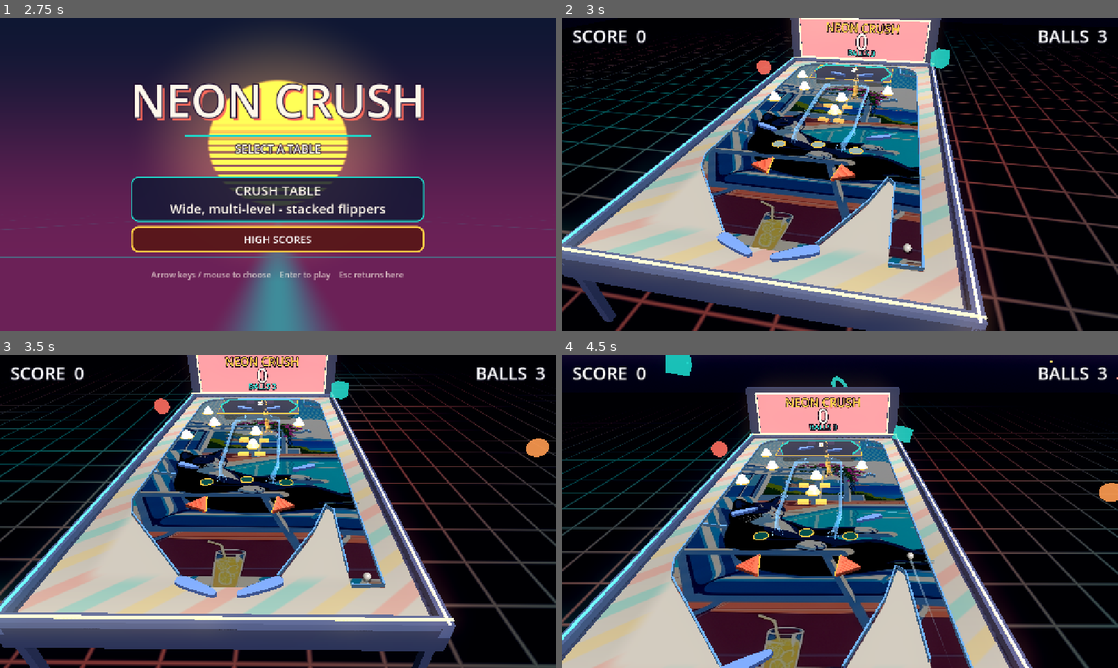
Above: before the commit, frames 1-4 (two rows, left to right).
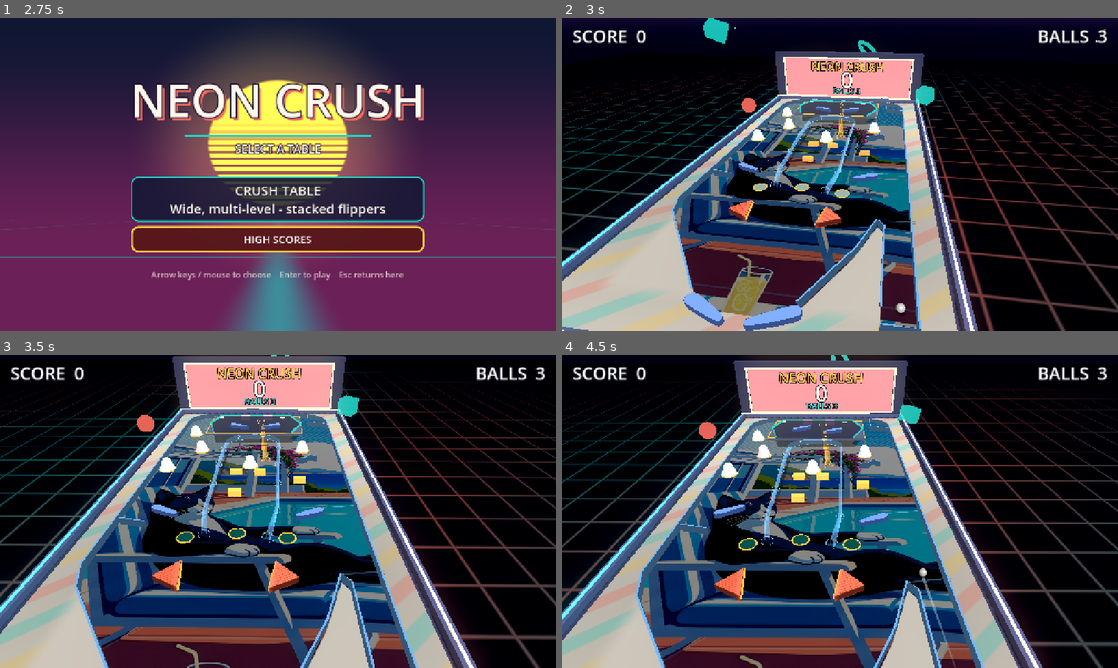
Above: after the commit, the same moments.

Repository: eddieedease/gdpb
Game: Godot game, scene res://scenes/table_select.tscn
Two runs of this game, one before a commit and one after it. Both use one fixed random seed, a clock stepped at 60 frames per second and the inputs below. Sound files missing from this copy of the repository are replaced by a short silence.
Inputs:
- Up to frame 1 (2.75 s): hold E (nudge_right) 0.53-1.28 s; tap Backspace at 0.6, 1.35, 2.1 s; hold Down (ui_down) 1.28-2.03 s; hold E (nudge_right) from 2.03 s (still down); hold Space (launch) from 2.03 s (still down)
- Up to frame 2 (3 s): release E (nudge_right) at 2.78 s; release Space (launch) at 2.78 s; hold Up (ui_up) from 2.78 s (still down); tap Space (launch) at 2.85 s
- Up to frame 3 (3.5 s): keep holding Up (ui_up)
- Up to frame 4 (4.5 s): release Up (ui_up) at 3.53 s; hold Space (launch) 3.53-4.28 s; hold A (flipper_left) from 3.53 s (still down); tap Backspace at 4.35 s

Frame 1 is identical in both runs. In frame 2, 63% of the frame differs, in the area x 0-100%, y 0-100%; in frame 3, 57%; in frame 4, 54%.

Commit message:
Give every piece more height, and stop the camera trailing off the cabinet
Walls, flippers, targets, bumpers and slingshots all stand taller, and ramps
and rails arc higher at their peak. That peak is a new channel_height export
rather than top_height, which also positions the pieces sitting on the top
tier - raising the channels through it would have launched the bumpers into
the air with them. The deck moves up to stay clear, so a channel passing under
it cannot poke through its floor plate.

The follow camera no longer trails all the way to the table's bottom edge. The
shooter lane sits right there, and following it put the camera well beyond the
cabinet, which shrank into the distance while waiting to launch.

Co-Authored-By: Claude Sonnet 5 <noreply@anthropic.com>

Diff:
--- a/scenes/advanced_table.tscn
+++ b/scenes/advanced_table.tscn
@@ -104,7 +104,8 @@
 
 [node name="Bumper0" parent="." unique_id=941541461 instance=ExtResource("7_t1bve")]
 modulate = Color(0.7, 0.85, 1, 1)
-position = Vector2(640, 430)
+position = Vector2(833.00006, 328.00003)
+rotation = 0.016346946
 
 [node name="Bumper1" parent="." unique_id=1606619932 instance=ExtResource("7_t1bve")]
 modulate = Color(1, 0.7, 0.8, 1)
@@ -112,20 +113,16 @@
 
 [node name="Bumper2" parent="." unique_id=1613699457 instance=ExtResource("7_t1bve")]
 modulate = Color(1, 0.85, 0.6, 1)
-position = Vector2(639, 365)
+position = Vector2(373, 321)
 
 [node name="Bumper3" parent="." unique_id=313051755 instance=ExtResource("7_t1bve")]
 modulate = Color(0.8, 1, 0.85, 1)
-position = Vector2(643.0001, 1002.0001)
+position = Vector2(643.0001, 1040)
 rotation = 0.5296634
 
 [node name="Bumper4" parent="." unique_id=260161831 instance=ExtResource("7_t1bve")]
 modulate = Color(0.7, 0.85, 1, 1)
 position = Vector2(173, 1080)
-
-[node name="Bumper6" parent="." unique_id=192596124 instance=ExtResource("7_t1bve")]
-modulate = Color(1, 0.85, 0.6, 1)
-position = Vector2(640, 1241)
 
 [node name="Bumper7" parent="." unique_id=1159808320 instance=ExtResource("7_t1bve")]
 modulate = Color(0.8, 1, 0.85, 1)
@@ -153,11 +150,12 @@
 shape = SubResource("RectangleShape2D_a0uye")
 
 [node name="Visual" type="Polygon2D" parent="DropTarget1" unique_id=1160255204]
+position = Vector2(-230, -148)
 color = Color(1, 0.55, 0.25, 1)
 polygon = PackedVector2Array(-32, -17, 32, -17, 32, 17, -32, 17)
 
 [node name="DropTarget2" type="StaticBody2D" parent="." unique_id=1610612860 groups=["drop_targets"]]
-position = Vector2(692, 1361)
+position = Vector2(920, 1224)
 script = ExtResource("11_doqff")
 
 [node name="CollisionShape2D" type="CollisionShape2D" parent="DropTarget2" unique_id=1607439215]
@@ -225,7 +223,6 @@
 layer = 5
 
 [node name="Vignette" type="ColorRect" parent="Ambiance" unique_id=77046938]
-visible = false
 modulate = Color(1, 1, 1, 0.34117648)
 self_modulate = Color(1, 1, 1, 0.11372549)
 material = SubResource("shader_vignette")
--- a/scripts/crush_view.gd
+++ b/scripts/crush_view.gd
@@ -67,11 +67,17 @@
 # the ball meets a bumper's skirt at floor level while the body towers above.
 
 ## Height of the mid / top tiers above the playfield, in metres.
-@export var mid_height := 0.11
-@export var top_height := 0.21
+@export var mid_height := 0.14
+@export var top_height := 0.26
+## How high ramps and rails arc at their peak. Kept SEPARATE from top_height:
+## that one also positions the pieces standing on the top tier, so raising the
+## channels through it would launch the bumpers into the air with them.
+@export var channel_height := 0.46
 ## Upper deck: a genuinely raised sub-playfield (its own flipper bank etc,
-## node names starting with "Deck") rendered well above the top tier.
-@export var deck_height := 0.5
+## node names starting with "Deck") rendered well above the top tier. Must stay
+## clear of channel_height, or a channel arcing under the deck would poke up
+## through its floor plate.
+@export var deck_height := 0.68
 @export_group("Colours")
 ## Everything the 3D scene is built from reads these, so the whole cabinet and
 ## backdrop can be re-themed from the inspector without touching code.
@@ -102,12 +108,12 @@
 @export_range(0.05, 0.9) var tube_opacity := 0.38
 
 ## Height of extruded 3D walls and flippers.
-@export var wall_height := 0.16
-@export var flipper_height := 0.14
+@export var wall_height := 0.34
+@export var flipper_height := 0.22
 ## Solid geometry built from collision shapes for the scoring pieces.
-@export var target_height := 0.19
-@export var bumper_height := 0.26
-@export var slingshot_height := 0.15
+@export var target_height := 0.30
+@export var bumper_height := 0.42
+@export var slingshot_height := 0.26
 ## Drop shadows: each tier is drawn a second time on the table surface,
 ## darkened and offset. The offset direction follows the CAMERA each frame
 ## (shadows fall toward the viewer), so the perspective reads correctly as
@@ -130,6 +136,9 @@
 @export var look_ahead := 4.2
 ## How much the camera follows the ball sideways (0 = stays centred).
 @export var side_follow := 0.35
+## How far toward the player the camera is allowed to trail, in metres from the
+## table centre. Lower = it hangs back less when the ball is at the bottom.
+@export var camera_near_limit := 6.5
 @export var follow_speed := 6.0
 @export var camera_fov := 52.0
 
@@ -299,7 +308,7 @@
 ## elevation instead of popping up an extra step.
 func _channel_peak(ramp: Node2D) -> float:
 	if ramp.get("curve") == null:
-		return top_height
+		return channel_height
 	# A dedicated deck-feed channel always reaches the deck's own height,
 	# however long or short it is - it's not "how much pop should this piece
 	# have" (that's what the length scaling below is for), it's "arrive at
@@ -312,7 +321,7 @@
 	# being measured as if unscaled. Multiply by scale to get the true
 	# world-space length.
 	var length: float = ramp.curve.get_baked_length() * ramp.scale.x
-	return top_height * clampf(length / 800.0, 0.35, 1.0)
+	return channel_height * clampf(length / 800.0, 0.35, 1.0)
 
 
 ## Height of a channel at parameter t (0..1). Shared by the rail ribbons, the
@@ -1701,7 +1710,12 @@
 
 	var b := _table_to_world(_last_ball)
 	b.x *= side_follow
-	b.z = clampf(b.z, -TABLE_SIZE.y * 0.5 / PX_PER_M, TABLE_SIZE.y * 0.5 / PX_PER_M)
+	# The near limit is deliberately well short of the table's bottom edge. The
+	# shooter lane sits right at that edge, and trailing the ball all the way
+	# down there pushed the camera so far back that the cabinet shrank into the
+	# distance; stopping short keeps the whole cabinet in frame while waiting to
+	# launch.
+	b.z = clampf(b.z, -TABLE_SIZE.y * 0.5 / PX_PER_M, camera_near_limit)
 
 	var target := Vector3(b.x, camera_height, b.z + camera_back)
 	_cam.position = _cam.position.lerp(target, 1.0 - exp(-follow_speed * delta))
